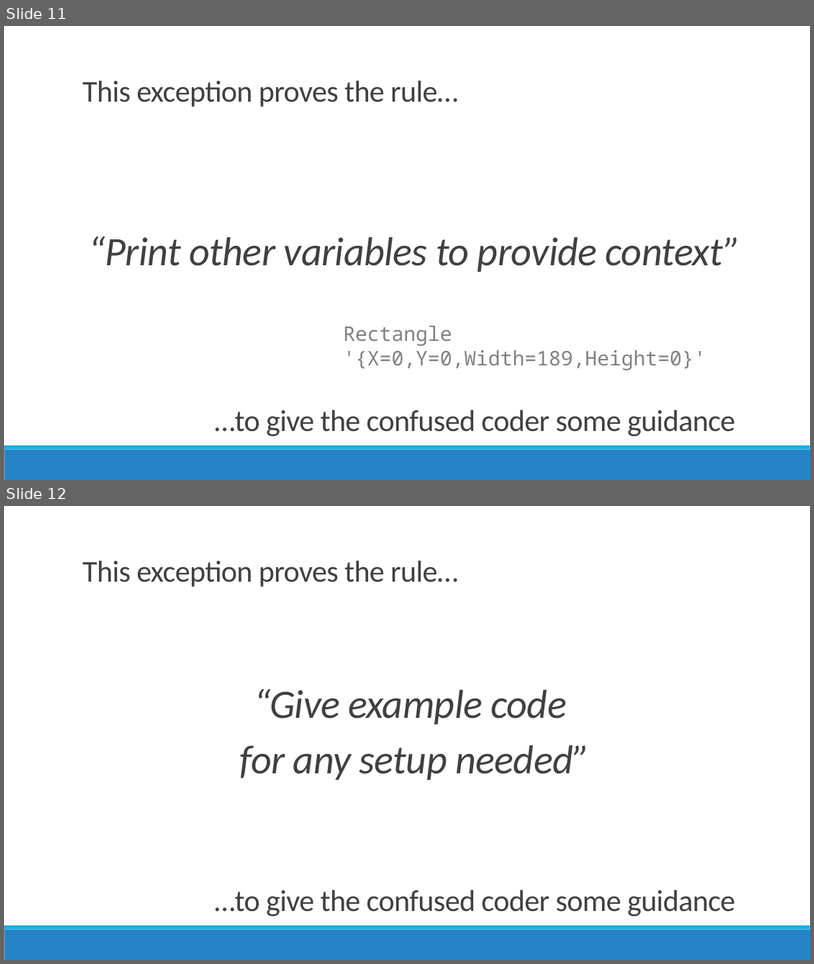
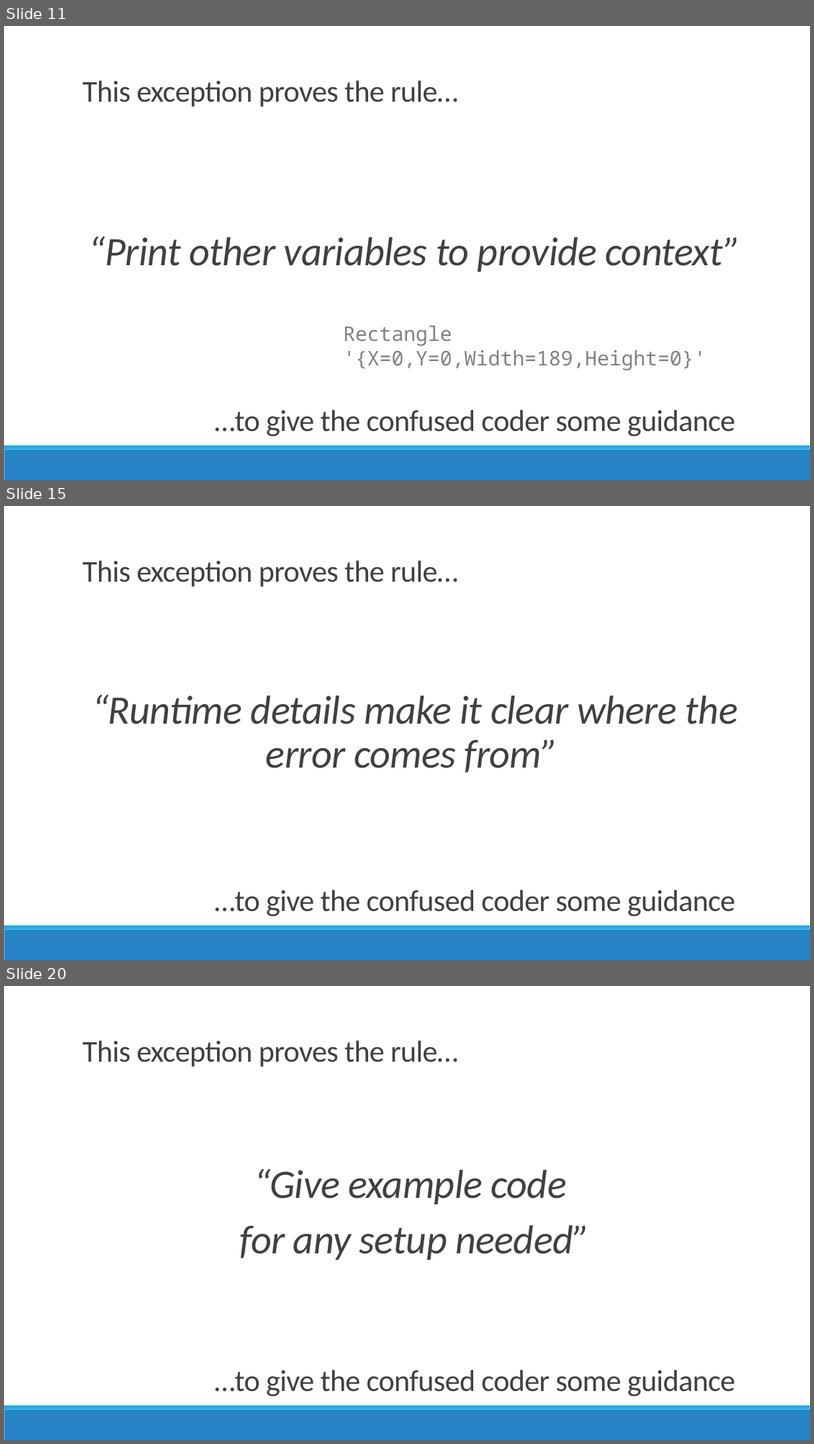
Before and after one commit to jamesrcounts/ExceptionalTalk, a slide deck: Talk.pptx. Shown one above the other, each under a label of ours: slides 11 and 12 before the commit, slides 11, 15 and 20 after it; the slides between them are not shown. The pictures are 814x964 and 814x1444 pixels, drawn with LibreOffice and Linux fonts; fonts in the diff are those of the drawing. Boxes give left, top, right and bottom in pixels: in the first picture for what was removed or moved away, otherwise in the second. Text is boxed around its words. In the diff, an @@ line names an element or a change of style, - is before the commit and + after.

Commit message:
2 more exceptions

```diff
--- a/Talk.pptx
+++ b/Talk.pptx
@@ slide 15 added at (x1=4, y1=506, x2=810, y2=960), background #FFFFFF; not listed: 2 template elements that a slide beside it also shows @@
@@ title added at (x1=82, y1=561, x2=458, y2=587), 36 pt, text #404040 @@
+This exception proves the rule…
@@ text added at (x1=92, y1=695, x2=738, y2=772), 48 pt, text #404040, italic @@
+  “Runtime details make it clear where the error comes from”
@@ text added at (x1=214, y1=890, x2=736, y2=916), 36 pt, text #404040 @@
+…to give the confused coder some guidance
@@ what was slide 12 is now slide 20 @@
```
Also in this commit, not shown: 1 slide changed, 7 other slides added, 11 other files.
